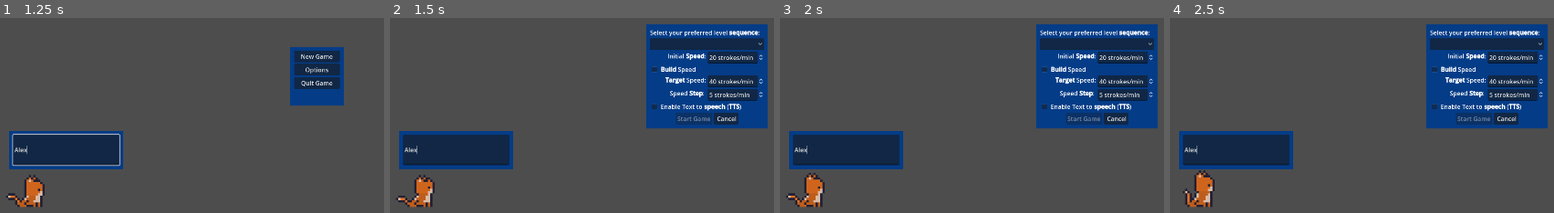
Above: before the commit, frames 1-4 (left to right).
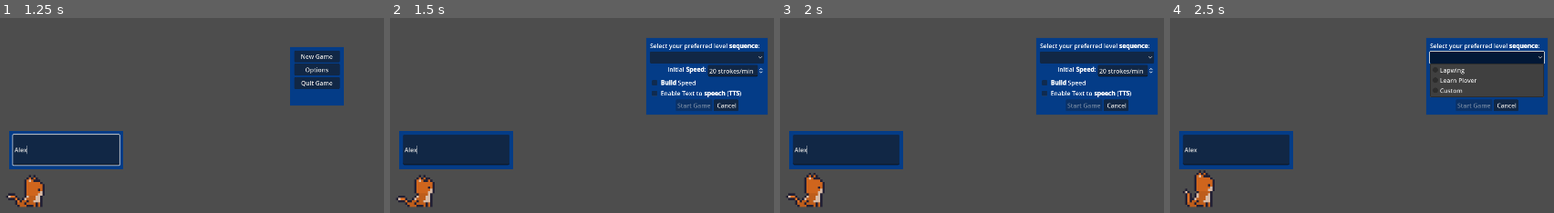
Above: after the commit, the same moments.

Repository: Nishi790/stenojump
Game: Godot game, scene res://game_controller.tscn
Two runs of this game, one before a commit and one after it. Both use one fixed random seed, a clock stepped at 60 frames per second and the inputs below.
Inputs (mouse positions are in pixels of both pictures, inside the frame that each line leads up to):
- Up to frame 1 (1.25 s): click (65, 150) at 0.52 s; type "Alex" at 0.6 s
- Up to frame 2 (1.5 s): click "New Game" at 1.25 s
- Up to frame 3 (2 s): no input
- Up to frame 4 (2.5 s): click "New Game" at 2 s

Frame 1 is identical in both runs. In frame 2, 12% of the frame differs, in the area x 66-99%, y 3-57%; in frame 3, 12%; in frame 4, 14%, in the area x 6-99%, y 3-70%.

Commit message:
reorganized hud

Diff:
--- a/HUD/hud.tscn
+++ b/HUD/hud.tscn
@@ -17,12 +17,12 @@
 theme = ExtResource("1_c1y4c")
 script = ExtResource("2_t68vm")
 ingame_message = NodePath("GameMessageContainer/GameMessagePanel/GameMessage")
-lives_counter = NodePath("GUIOrganizer/SecondRowOrganizer/LivesCounter")
-score_counter = NodePath("GUIOrganizer/TopRowOrganizer/ScoreLabel")
-word_counter = NodePath("GUIOrganizer/TopRowOrganizer/WordsRemaining")
-wpm_counter = NodePath("GUIOrganizer/SecondRowOrganizer/WordsPerMinute")
+lives_counter = NodePath("GUIOrganizer/MidRowOrganizer/LivesCounter")
+score_counter = NodePath("GUIOrganizer/FirstRowOrganizer/ScoreLabel")
+word_counter = NodePath("GUIOrganizer/MidRowOrganizer/WordsRemaining")
+wpm_counter = NodePath("GUIOrganizer/FirstRowOrganizer/WordsPerMinute")
 message_container = NodePath("GameMessageContainer")
-input_box = NodePath("GUIOrganizer/InputBox")
+input_box = NodePath("GUIOrganizer/MarginContainer/InputBox")
 pause_menu_scene = ExtResource("3_8s8xp")
 
 [node name="GameMessageContainer" type="CenterContainer" parent="."]
@@ -49,41 +49,54 @@
 grow_horizontal = 2
 grow_vertical = 2
 
-[node name="TopRowOrganizer" type="HBoxContainer" parent="GUIOrganizer"]
+[node name="FirstRowOrganizer" type="HBoxContainer" parent="GUIOrganizer"]
+layout_mode = 2
+
+[node name="WordsPerMinute" type="Label" parent="GUIOrganizer/FirstRowOrganizer"]
+layout_mode = 2
+text = "Words Per Minute"
+script = ExtResource("6_njpiu")
+
+[node name="ScoreLabel" type="Label" parent="GUIOrganizer/FirstRowOrganizer"]
+layout_mode = 2
+size_flags_horizontal = 3
+text = "Score: 0"
+horizontal_alignment = 2
+script = ExtResource("5_20ws2")
+
+[node name="MidRowOrganizer" type="HBoxContainer" parent="GUIOrganizer"]
 layout_mode = 2
 alignment = 1
 
-[node name="WordsRemaining" type="Label" parent="GUIOrganizer/TopRowOrganizer"]
+[node name="WordsRemaining" type="Label" parent="GUIOrganizer/MidRowOrganizer"]
 layout_mode = 2
 text = "Words Left"
 script = ExtResource("4_18ww5")
 
-[node name="TopSpacer" type="CenterContainer" parent="GUIOrganizer/TopRowOrganizer"]
+[node name="TopSpacer" type="CenterContainer" parent="GUIOrganizer/MidRowOrganizer"]
 layout_mode = 2
 size_flags_horizontal = 3
 
-[node name="ScoreLabel" type="Label" parent="GUIOrganizer/TopRowOrganizer"]
-layout_mode = 2
-text = "Score: 0"
-script = ExtResource("5_20ws2")
-
-[node name="SecondRowOrganizer" type="HBoxContainer" parent="GUIOrganizer"]
-layout_mode = 2
-
-[node name="WordsPerMinute" type="Label" parent="GUIOrganizer/SecondRowOrganizer"]
-layout_mode = 2
-text = "Words Per Minute"
-script = ExtResource("6_njpiu")
-
-[node name="LivesCounter" type="Label" parent="GUIOrganizer/SecondRowOrganizer"]
+[node name="LivesCounter" type="Label" parent="GUIOrganizer/MidRowOrganizer"]
 layout_mode = 2
 size_flags_horizontal = 3
 text = "Lives"
 horizontal_alignment = 2
 script = ExtResource("7_2iiwr")
 
-[node name="InputBox" type="LineEdit" parent="GUIOrganizer"]
+[node name="Control2" type="Control" parent="GUIOrganizer"]
 layout_mode = 2
-size_flags_horizontal = 3
+size_flags_vertical = 3
+
+[node name="MarginContainer" type="MarginContainer" parent="GUIOrganizer"]
+layout_mode = 2
+theme_override_constants/margin_left = 36
+theme_override_constants/margin_bottom = 48
+
+[node name="InputBox" type="LineEdit" parent="GUIOrganizer/MarginContainer"]
+custom_minimum_size = Vector2(200, 0)
+layout_mode = 2
+size_flags_horizontal = 0
+size_flags_vertical = 4
 shortcut_keys_enabled = false
 middle_mouse_paste_enabled = false
--- a/Menu/player_input.gd
+++ b/Menu/player_input.gd
@@ -38,7 +38,7 @@
 	text_control.editable = true
 
 
-func check_anim(text: String):
+func check_anim(text: String) -> bool:
 	match text:
 		"sit", "snack time", "eat", "stand", "jump", "hello", "go":
 			animation.command(text)
--- a/Menu/start_options.tscn
+++ b/Menu/start_options.tscn
@@ -99,6 +99,7 @@
 fit_content = true
 
 [node name="SpeedPreference" type="HBoxContainer" parent="OptionsPanel/GameOptionContainer"]
+visible = false
 layout_mode = 2
 
 [node name="TargetSpeedLabel" type="RichTextLabel" parent="OptionsPanel/GameOptionContainer/SpeedPreference"]
@@ -120,6 +121,7 @@
 select_all_on_focus = true
 
 [node name="SpeedStepsContainer" type="HBoxContainer" parent="OptionsPanel/GameOptionContainer"]
+visible = false
 layout_mode = 2
 
 [node name="SpeedStepLabel" type="RichTextLabel" parent="OptionsPanel/GameOptionContainer/SpeedStepsContainer"]
--- a/in_game/player.gd
+++ b/in_game/player.gd
@@ -132,7 +132,7 @@
 	change_states(State.WALKING)
 
 
-func set_lives():
+func set_lives() -> void:
 	lives = PlayerConfig.current_lives
 
 
